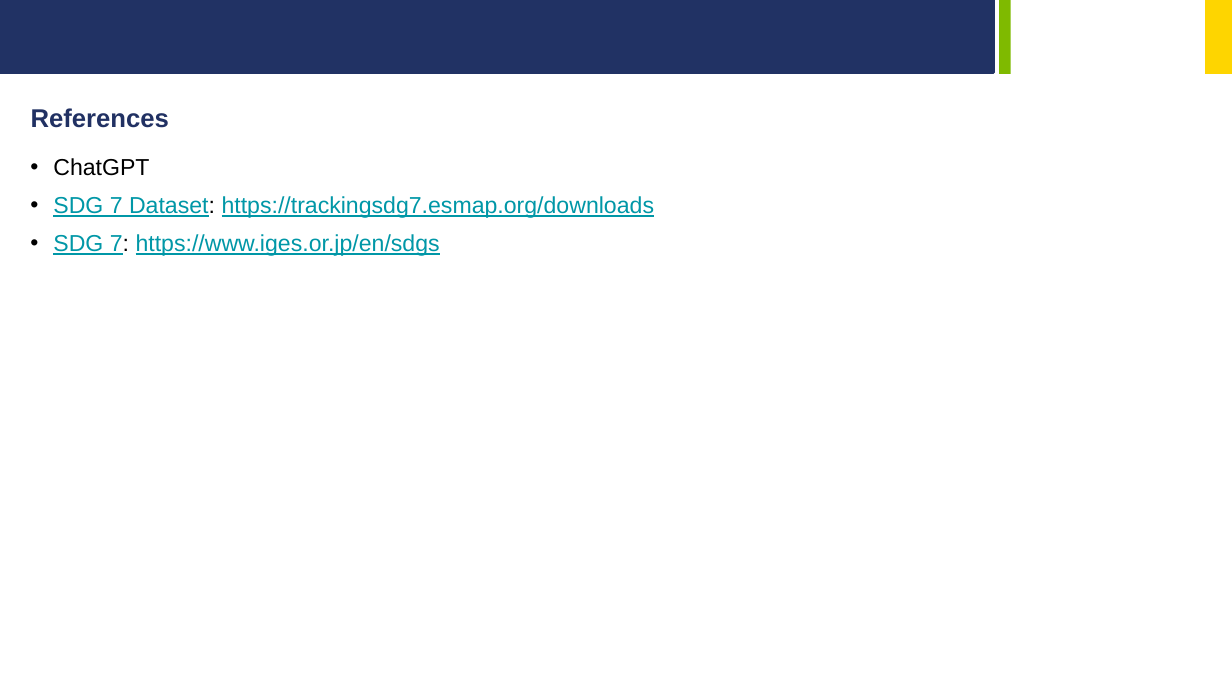
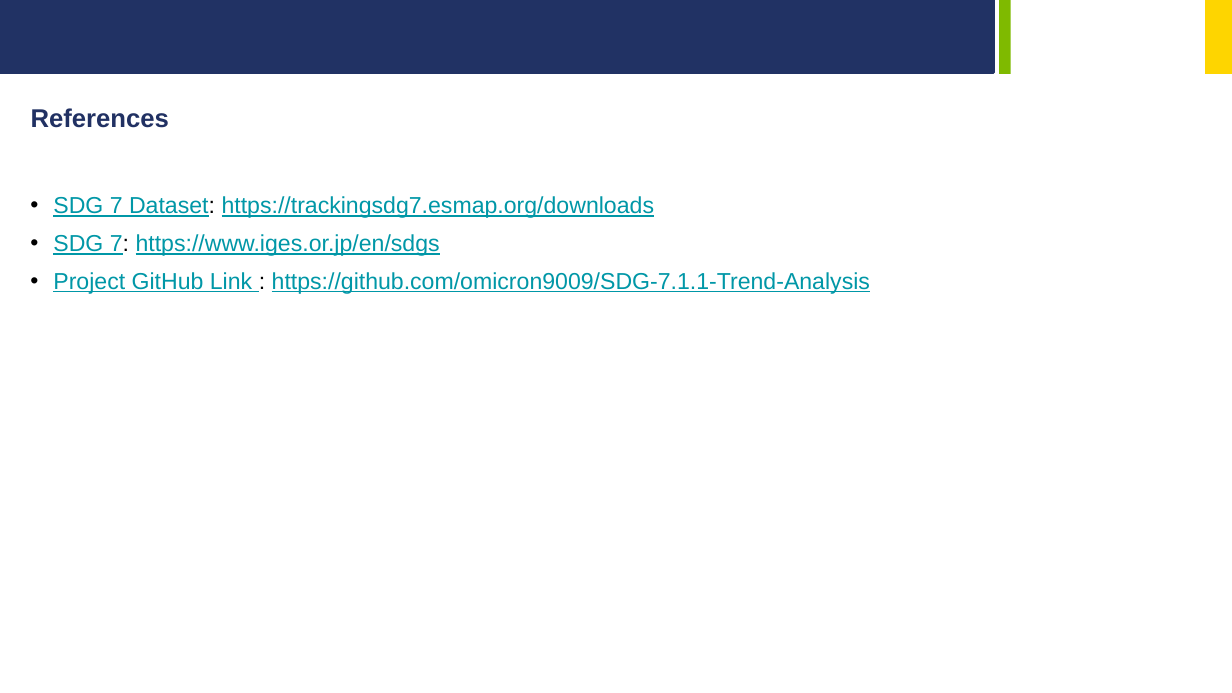
Before and after one commit to MrSaltyFish/gskillsWorkshopAI, a slide deck: slide 13 of finalProject/GreenSkills-AI-Case-Study.pptx (slide 6 before the commit). Drawn at 1232x693 pixels with LibreOffice and Linux fonts; fonts in the diff are those of the drawing; background and template pictures are left out. Boxes give left, top, right and bottom in pixels: in the first picture for what was removed or moved away, otherwise in the second. Text is boxed around its words. In the diff, an @@ line names an element or a change of style, - is before the commit and + after.

```diff
--- a/finalProject/GreenSkills-AI-Case-Study.pptx
+++ b/finalProject/GreenSkills-AI-Case-Study.pptx
@@ text at [53,158,149,176]: paragraph removed @@
-• ChatGPT
@@ text at [53,272,870,294]: paragraph added @@
+• Project GitHub Link : https://github.com/omicron9009/SDG-7.1.1-Trend-Analysis
```
Also in this commit, not shown: 2 other slides changed, 8 slides added, 1 slide removed, 13 other files.
